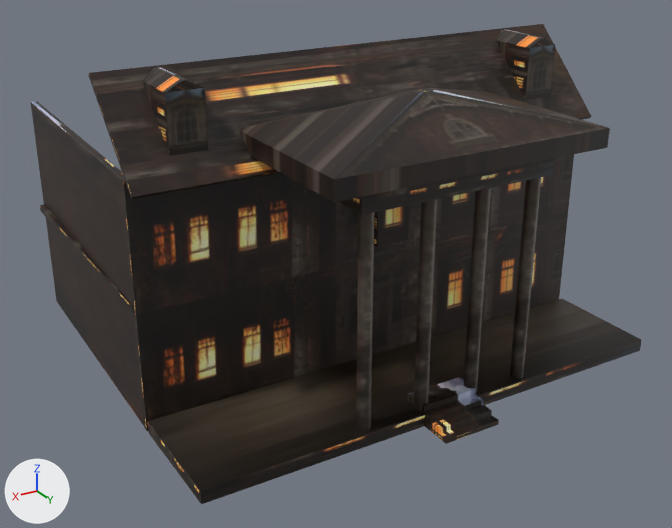
Two versions of the Blender file assets/home.blend, one commit apart.
Rendered twice from a camera (50 mm lens) standing at (16.0, 24.0, 16.0) and looking at (0.5, -1.9, 3.1). Every picture has the same lights, and +X, +Y and +Z are marked at lower left.

The older version as bpy lines, for what is in view:
```python
ob_cube = bpy.data.objects.new('Cube', me_cube)
ob_cube.location = (0.0, 0.0, 2.0)
ob_cube.scale = (8.49, 0.533, 1.0)
ob_cube_001 = bpy.data.objects.new('Cube.001', me_cube)
ob_cube_001.location = (0.0, 0.0, 6.0)
ob_cube_001.scale = (8.49, 0.533, 1.0)
ob_cube_002 = bpy.data.objects.new('Cube.002', me_cube_001)
ob_cube_002.location = (0.0, -0.71, 9.16)
ob_cube_002.rotation_euler = (0.785, 0.0, 0.0)  # degrees (45, 0, 0)
ob_cube_002.scale = (8.49, 0.301, 1.0)
ob_cube_003 = bpy.data.objects.new('Cube.003', me_cube_002)
ob_cube_003.location = (0.0, 2.28, 0.22)
ob_cube_003.rotation_euler = (1.571, 0.0, 0.0)  # degrees (90, 0, 0)
ob_cube_003.scale = (8.49, 1.0, 1.0)
ob_cube_004 = bpy.data.objects.new('Cube.004', me_cube_003)
ob_cube_004.location = (0.0, 2.28, 7.64)
ob_cube_004.rotation_euler = (1.571, 0.0, 0.0)  # degrees (90, 0, 0)
ob_cube_004.scale = (3.42, 1.0, 1.0)
ob_cube_006 = bpy.data.objects.new('Cube.006', me_cube_005)
ob_cube_006.location = (6.49, -0.98, 9.31)
ob_cube_006.scale = (0.585, 1.0, 1.0)
ob_cube_008 = bpy.data.objects.new('Cube.008', me_cube_006)
ob_cube_008.location = (8.26, -5.28, 6.03)
ob_cube_008.rotation_euler = (0.0, 0.0, 1.553)  # degrees (0, 0, 89)
ob_cube_008.scale = (5.34, 0.533, 1.0)
ob_cube_009 = bpy.data.objects.new('Cube.009', me_cube_007)
ob_cube_009.location = (8.26, -5.28, 1.99)
ob_cube_009.rotation_euler = (0.0, 0.0, 1.553)  # degrees (0, 0, 89)
ob_cube_009.scale = (5.34, 0.533, 1.0)
ob_cube_013 = bpy.data.objects.new('Cube.013', me_cube_009)
ob_cube_013.location = (0.0, -5.3, 4.02)
ob_cube_013.rotation_euler = (1.571, 0.0, 0.0)  # degrees (90, 0, 0)
ob_cube_013.scale = (8.49, 0.533, 2.54)
# also in view: 'Cube.007' at (-6.6, -1.0, 9.5); 'Cube.005' at (0.0, 4.4, 0.3); 'Cube.012' at (-0.1, 0.4, 5.7); 'Cylinder.003' at (3.0, 3.9, 4.2); 'Cylinder' at (-1.0, 3.9, 4.2)
```
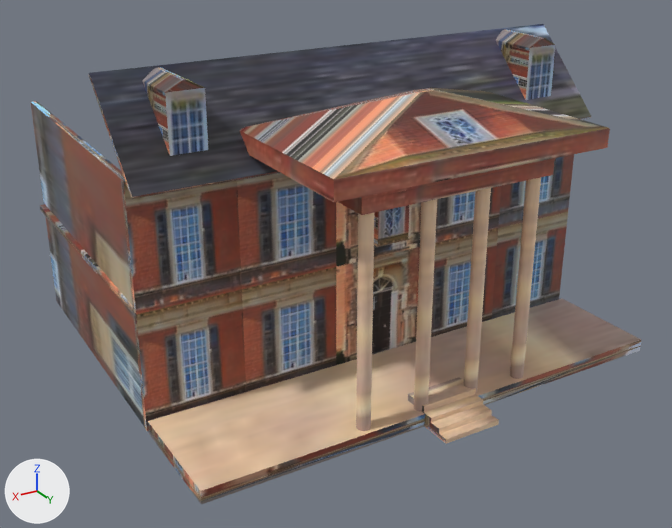
Location of each change, [x1, y1, x2, y2] in pixels of the pictures (672 x 528 px):
'Cube', surface changed (black to brown)
    both: [133, 212, 568, 431]
'Cube.003', surface changed
    both: [148, 298, 641, 504]
'Cube.002', surface changed
    both: [88, 24, 591, 199]
'Cube.004', surface changed (black to brown)
    both: [239, 88, 610, 215]
'Cube.001', surface changed
    both: [121, 154, 574, 315]
'Cube.008', surface changed
    both: [31, 101, 133, 306]
'Cube.009', surface changed
    both: [46, 218, 144, 426]
'Cube.006', surface changed
    both: [142, 67, 208, 156]
'Cylinder.003', surface changed
    both: [356, 212, 375, 431]
'Cube.005', surface changed
    both: [408, 377, 499, 444]
'Cylinder.002', surface changed (black to brown)
    both: [414, 199, 437, 411]
'Cylinder', surface changed (black to brown)
    both: [464, 188, 491, 394]
'Cylinder.001', surface changed (black to brown)
    both: [510, 177, 541, 379]
'Cube.007', surface changed
    both: [496, 30, 555, 100]
'Cube.012', surface changed
    both: [374, 205, 409, 247]
'Cube.013', surface changed
    both: [40, 204, 133, 313]
part 1 of me_cube, surface changed (black to brown)
    both: [124, 154, 574, 431]
part 2 of me_cube_001, surface changed
    both: [89, 24, 591, 197]
part 3 of me_cylinder, surface changed (black to brown)
    both: [356, 177, 541, 431]
part 4 of me_cube_002, surface changed
    both: [148, 298, 641, 491]
part 5 of me_cube_003, surface changed
    both: [239, 90, 610, 215]
part 6 of me_cube_004, surface changed (black to beige)
    both: [409, 377, 499, 444]
part 7 of me_cube_005, surface changed
    both: [165, 45, 555, 156]
part 8 of me_cube_008, surface changed
    both: [378, 205, 409, 247]

The change in detail:
Picture 'manor.png' (img_manor_png) is new.
Material 'Material' (mat_material) changes its picture from img_spooky_jpg to img_manor_png.
me_cube has 24 vertices, 22 faces and spans x -1.0..1.0, y -0.22..0.22, z -2.01..2.01.
me_cube is used by ob_cube; location (0.0, 0.0, 2.0); scale (8.49, 0.533, 1.0).
me_cube part 1: texture (UV) coordinates of 5 of 22 faces, centred in x -0.8..0.8, y 0.22, z 0.0, changed; they spanned u 0.15..0.73, v 0.33..0.66 and now span u 0.17..0.77, v 0.22..0.64.
me_cube_001 has 8 vertices, 6 faces and spans x -1.0..1.0, y -0.22..0.22, z -2.01..2.01.
me_cube_001 is used by ob_cube_002; location (0.0, -0.71, 9.16); rotation (0.785, 0.0, 0.0), in degrees (45, 0, 0); scale (8.49, 0.301, 1.0).
me_cube_001 part 2: texture (UV) coordinates of 1 of 6 faces, centred in x 0.0, y 0.22, z 0.0, changed; they spanned u 0.38..0.62, v 0.25..0.5 and now span u 0.83..0.91, v 0.42..0.52.
me_cylinder has 64 vertices, 34 faces and spans x -1.0..1.0, y -1.0..1.0, z -1.0..1.0.
me_cylinder is used by ob_cylinder; location (-1.04, 3.93, 4.19); scale (0.221, 0.221, 3.75).
me_cylinder part 3: texture (UV) coordinates of 34 of 34 faces, centred in x -0.99..0.99, y -0.99..0.99, z -1.0..1.0, changed; they spanned u 0.5..0.52, v 0.39..0.64 and now span u 0.47..0.48, v 0.08..0.18.
me_cube_002 has 8 vertices, 6 faces and spans x -1.0..1.0, y -0.22..0.22, z -2.01..2.01.
me_cube_002 is used by ob_cube_003; location (0.0, 2.28, 0.22); rotation (1.571, 0.0, 0.0), in degrees (90, 0, 0); scale (8.49, 1.0, 1.0).
me_cube_002 part 4: texture (UV) coordinates of 1 of 6 faces, centred in x 0.0, y 0.22, z 0.0, changed; they spanned u 0.37..0.62, v 0.66..0.69 and now span u 0.45..0.5, v 0.08..0.15.
me_cube_003 has 24 vertices, 22 faces and spans x -1.39..1.39, y -0.22..2.36, z -2.79..2.79.
me_cube_003 is used by ob_cube_004; location (0.0, 2.28, 7.64); rotation (1.571, 0.0, 0.0), in degrees (90, 0, 0); scale (3.42, 1.0, 1.0).
me_cube_003 part 5: texture (UV) coordinates of 14 of 22 faces, centred in x -1.39..1.39, y -0.22..1.79, z -2.79..0.0, changed; they spanned u 0.12..0.79, v 0.0..0.85 and now span u 0.14..0.59, v 0.26..0.84.
me_cube_004 has 28 vertices, 24 faces and spans x -1.01..1.0, y -1.04..1.0, z -1.0..7.59.
me_cube_004 is used by ob_cube_005; location (0.0, 4.39, 0.08); scale (1.02, 1.0, 0.0788).
me_cube_004 part 6: texture (UV) coordinates of 8 of 24 faces, centred in x -0.01..0.0, y -0.61..1.0, z 0.0..7.59, changed; they spanned u 0.38..0.88, v 0.25..0.75 and now span u 0.45..0.51, v 0.08..0.16.
me_cube_005 has 12 vertices, 10 faces and spans x -1.0..1.0, y -1.0..1.0, z -1.0..1.27.
me_cube_005 is used by ob_cube_006; location (6.49, -0.98, 9.31); scale (0.585, 1.0, 1.0).
me_cube_005 part 7: texture (UV) coordinates of 1 of 10 faces, centred in x 0.0, y 1.0, z 0.0, changed; they spanned u 0.23..0.27, v 0.67..0.77 and now span u 0.23..0.27, v 0.66..0.73.
me_cube_008 has 8 vertices, 6 faces and spans x -1.0..1.0, y -1.0..1.0, z -1.0..1.0.
me_cube_008 is used by ob_cube_012; location (-0.05, 0.44, 5.69); scale (0.604, 0.34, 1.01).
me_cube_008 part 8: texture (UV) coordinates of 1 of 6 faces, centred in x 0.0, y 1.0, z 0.0, changed; they spanned u 0.53..0.57, v 0.49..0.6 and now span u 0.45..0.5, v 0.67..0.79.
